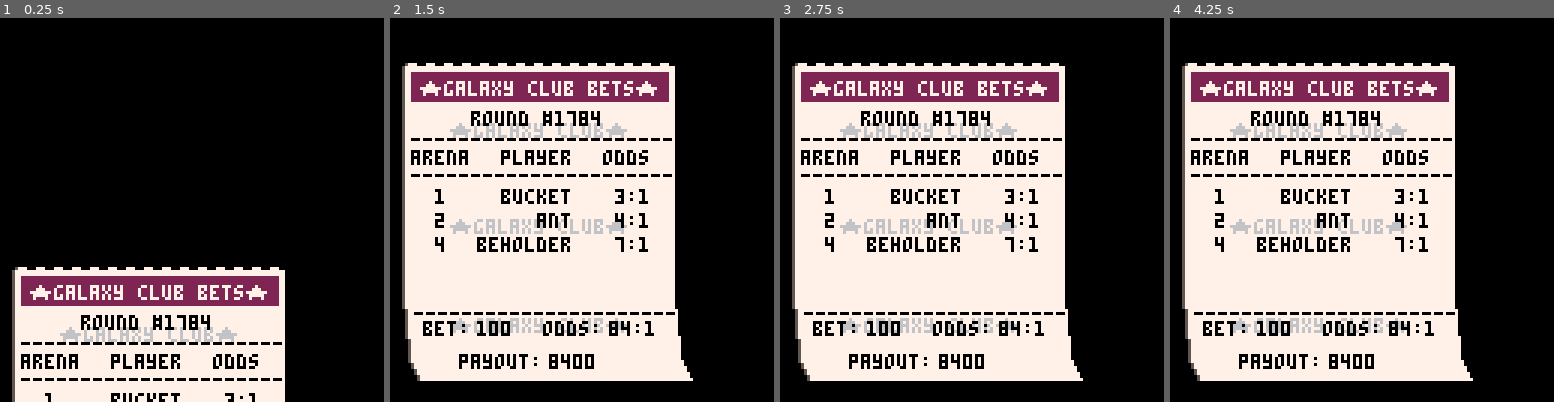
Above: before the commit, frames 1-4 (left to right).
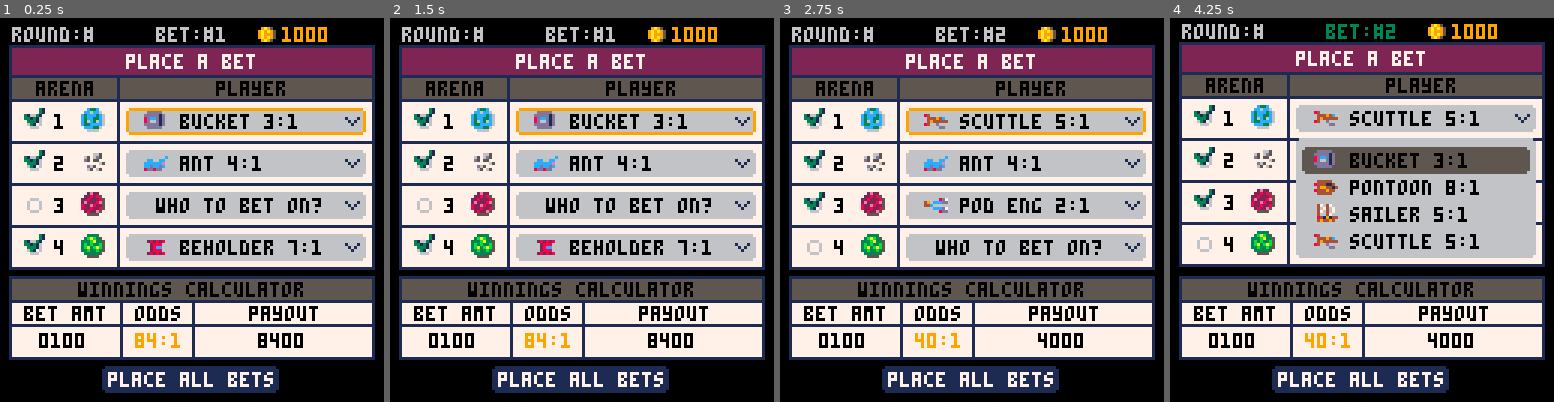
Above: after the commit, the same moments.

Repository: suspicious-smoke/club-bets-pico8
Game: PICO-8 cartridge club-bets.p8
Same seed, same stepped clock (60 frames per second), same inputs: the game is played once before the commit and once after it.
Inputs:
- Up to frame 1 (0.25 s): no input
- Up to frame 2 (1.5 s): tap X (X key) at 0.33, 1.07 s; tap O (Z key) at 0.7 s
- Up to frame 3 (2.75 s): hold Right 1.6-2.1 s; tap O (Z key) at 1.7, 2.1, 2.5 s; tap X (X key) at 1.85 s; hold Up 2.15-2.42 s; hold Right from 2.47 s (still down)
- Up to frame 4 (4.25 s): tap O (Z key) every 0.4 s from 2.9 to 4.1 s; tap X (X key) at 2.97, 4.08 s; release Right at 3.03 s; hold Left 3.08-3.58 s; hold Down 3.63-3.97 s; hold Right from 4.02 s (still down)

The runs differ from the first frame. In frame 1, 76% of the frame differs, in the area x 2-98%, y 2-100%; in frame 2, 63%; in frame 3, 63%; in frame 4, 67%.

Commit message:
added ship sprites to confirm/winnings page

Diff:
--- a/club-bets.p8
+++ b/club-bets.p8
@@ -96,8 +96,8 @@
 	fill_arenas()
 	dummy_bets()
 	--init_quickbetpage()
-	init_tickets()
-	--init_betpage()
+	--init_tickets()
+	init_betpage()
 	--calculate_winners()
 	--init_confirm()
 end
@@ -456,9 +456,11 @@
 			--draw players from bet
 			for i_arena=1,4 do
 				for i_aplyr=1,4 do
+					local a_plyr=arenas[i_arena][i_aplyr]
 					if _cbet[2][i_arena][i_aplyr] then
 						spr(101+i_arena,19,12+p_count*9+_offy+8)--planet
-						print(players[arenas[i_arena][i_aplyr][1]][1],28,14+p_count*9+_offy+8,0)--player name
+						spr(47+a_plyr[1],28,12+p_count*9+_offy+8)--ship spr
+						print(players[a_plyr[1]][1],37,14+p_count*9+_offy+8,0)--player name
 						p_count+=1
 					end
 				end
@@ -1174,27 +1176,27 @@
 00000000000000000000000000000000000000000000000000000000000000000000000000000000000000000000000000000000000000000000000000000000
 00000000000000000000000000000000000000000000000000000000000000000000000000000000000000000000000000000000000000000000000000000000
 00000000000000000000000000000000047047000ddddd00000000000000000000000000cc000000000000000000000000000000000000000000000000000000
-0000000002b00000000000000444440004074070ddddd1d0000008d6d0000000840000000c1ccc700000000c86330000028282800000999a0000aa0000000000
+0000000002b00000000000000444440004074070ddddd1d0000008d7d0000000840000000c1ccc700000000c86330000028282800000999a0000aa0000000000
 00000000222b00001dddcc0084441140047040708dccd1d0490cccdd0dddddd0044494c000c11cc70cc00cc00b6bb0300028880009ac9000089999a000ccc000
 1cccdd008222222d8ddd77c004994414040047008d66d1d044c000000dd22dcd0494444400ccc7cccccccce0339393230028cc009996c99a9999cc9a0ddddd00
-8cc77cd0223232001d77ddd08444944008419144ddddd1d0000cccd608dddddc8400d0000cc07000ccdccdc0bbbbbbbb002888008aa96000089999a0d7e227d0
+8cc77cd0223232001d77ddd08444944008419144ddddd1d0000cccd708dddddc8400d0000cc07000ccdccdc0bbbbbbbb002888008aa96000089999a0d7e227d0
 1c7ccccc8222222d00dddd0004444400049449400ddddd00000008dd0d1ddd1d00000dd0cc0000008dd8dd0003003000028282800000999a0000aa000ddddd00
 00000000000000000000000000000000000000000000000000000000000000000000000000000000000000000000000000000000000000000000000000000000
-01000000060000008200000000000000100010000000000000000000000000000000000000000000000000000000000000000000000000000000000000000000
-17100000616000002828080000000000010100000000000000000000000000000000000000000000000000000000000000000000000000000000000000000000
-17710000611600000082828000000000001000000000000000000000000000000000000000000000000000000000000000000000000000000000000000000000
-17771000611160000082828200000000000000000000000000000000000000000000000000000000000000000000000000000000000000000000000000000000
-17777100611116008288888200000000000000000000000000000000000000000000000000000000000000000000000000000000000000000000000000000000
-17711000611660002888882000000000000000000000000000000000000000000000000000000000000000000000000000000000000000000000000000000000
-01171000066160000288882000000000000000000000000000000000000000000000000000000000000000000000000000000000000000000000000000000000
-00000000000000000022220000000000000000000000000000000000000000000000000000000000000000000000000000000000000000000000000000000000
-00000000000000000000000000000000000000000000000000000000000000000000000000000000000000000000000000000000000000000000000000000000
-00000800000000000000000000000000000000000000000000000000000000000000000000000000000000000000000000000000000000000000000000000000
-00000080000000000000000000000000000000000000000000000000000000000000000000000000000000000000000000000000000000000000000000000000
-00888888000000000000000000000000000000000000000000000000000000000000000000000000000000000000000000000000000000000000000000000000
-00222282000000000000000000000000000000000000000000000000000000000000000000000000000000000000000000000000000000000000000000000000
-00000820000000000000000000000000000000000000000000000000000000000000000000000000000000000000000000000000000000000000000000000000
-00000200000000000000000000000000000000000000000000000000000000000000000000000000000000000000000000000000000000000000000000000000
+00000000000000000000000000000000100010000000000000000000000000000000000000000000000000000000000000000000000000000000000000000000
+00000000000000000000000000000000010100000000000000000000000000000000000000000000000000000000000000000000000000000000000000000000
+00000000000000000000000000000000001000000000000000000000000000000000000000000000000000000000000000000000000000000000000000000000
+00000000000000000000000000000000000000000000000000000000000000000000000000000000000000000000000000000000000000000000000000000000
+00000000000000000000000000000000000000000000000000000000000000000000000000000000000000000000000000000000000000000000000000000000
+00000000000000000000000000000000000000000000000000000000000000000000000000000000000000000000000000000000000000000000000000000000
+00000000000000000000000000000000000000000000000000000000000000000000000000000000000000000000000000000000000000000000000000000000
+00000000000000000000000000000000000000000000000000000000000000000000000000000000000000000000000000000000000000000000000000000000
+00000000000000000000000000000000000000000000000000000000000000000000000000000000000000000000000000000000000000000000000000000000
+00000000000000000000000000000000000000000000000000000000000000000000000000000000000000000000000000000000000000000000000000000000
+00000000000000000000000000000000000000000000000000000000000000000000000000000000000000000000000000000000000000000000000000000000
+00000000000000000000000000000000000000000000000000000000000000000000000000000000000000000000000000000000000000000000000000000000
+00000000000000000000000000000000000000000000000000000000000000000000000000000000000000000000000000000000000000000000000000000000
+00000000000000000000000000000000000000000000000000000000000000000000000000000000000000000000000000000000000000000000000000000000
+00000000000000000000000000000000000000000000000000000000000000000000000000000000000000000000000000000000000000000000000000000000
 00000000000000000000000000000000000000000000000000000000000000000000000000000000000000000000000000000000000000000000000000000000
 00000000000000000000000000000000000000000000000000c33c0000000000002e220000333300000000000000031000000000000000000000000000000000
 0000000000000000000000000000000000000000000000000cc6cc60000066500228285003bab350000000000000031000000000000000000000000000000000
